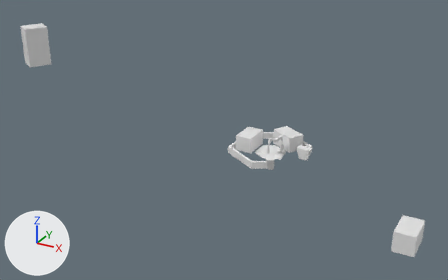
Renders of the Blender file Graphics/Graphics/AdventureObjects.blend from each side of a commit.
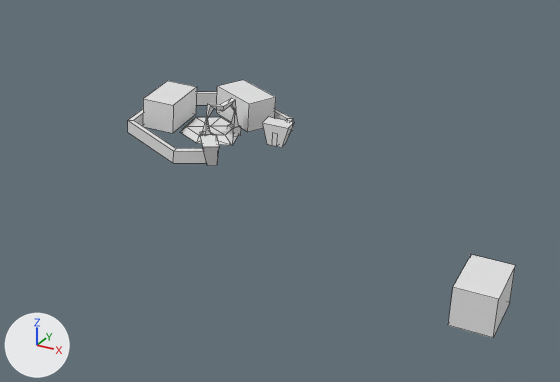
There are two pictures of each version: one whole from a 50 mm camera at (5.53, -12.32, 6.22) aimed at (-0.57, -1.23, 0.67), one close up on the part from 36% to 100% of the width and 31% to 100% of the height. The axes (+X, +Y, +Z) are drawn at lower left. The lights are the same throughout. The close-ups show mesh edges as thin lines.

In view in the first close-up: 'HexCell'.
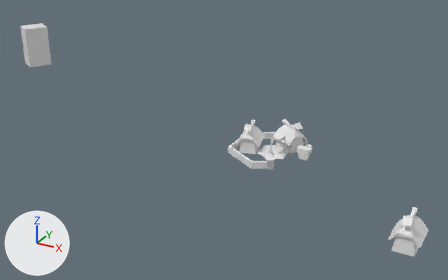
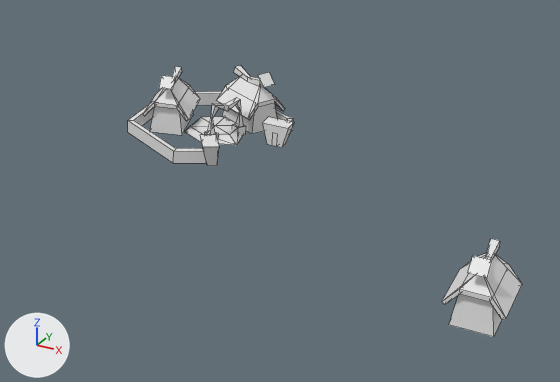
Commit message: Nearly finished village lvl 1

The edits, one by one:
me_hexcell is used by ob_hexcell; location (0.0, 0.0, 0.0).
me_hexcell had 126 vertices, 110 faces and spanned x -0.87..4.04, y -2.75..1.0, z 0.0..0.48.
me_hexcell now has 234 vertices, 224 faces and spans x -0.87..4.12, y -2.77..1.0, z 0.0..0.71.
me_hexcell part 1: the loose piece of 14 vertices spanning x -0.32..0.39, y -0.38..0.36, z 0.0..0.07 is moved by (0.05, 0.04, 0.0).
me_hexcell part 2: the loose piece of 44 vertices spanning x 0.0..0.37, y -0.37..0.14, z 0.0..0.48 is moved by (0.05, 0.04, 0.0).
me_hexcell part 3: the loose piece of 8 vertices spanning x -0.75..-0.34, y -0.33..0.32, z 0.03..0.4 is rebuilt with 8 vertices and now spans x -0.78..-0.25, y -0.36..0.33, z 0.0..0.38.
me_hexcell part 4: the loose piece of 8 vertices spanning x 3.64..4.04, y -2.75..-2.11, z 0.0..0.4 is rebuilt with 8 vertices and now spans x 3.64..4.04, y -2.74..-2.12, z 0.0..0.38.
me_hexcell part 5: the loose piece of 8 vertices spanning x -0.13..0.64, y 0.14..0.81, z 0.03..0.4 is rebuilt with 8 vertices and now spans x -0.07..0.67, y 0.18..0.84, z 0.0..0.38.
me_hexcell part 6: a new loose piece of 20 vertices spanning x 3.55..4.12, y -2.75..-2.11, z 0.2..0.56.
me_hexcell part 7: a new loose piece of 20 vertices spanning x -0.87..-0.17, y -0.39..0.37, z 0.2..0.56.
me_hexcell part 8: a new loose piece of 20 vertices spanning x -0.12..0.72, y 0.1..0.92, z 0.2..0.56.
me_hexcell part 9: a new loose piece of 16 vertices spanning x 3.75..3.92, y -2.77..-2.11, z 0.52..0.71.
me_hexcell part 10: a new loose piece of 16 vertices spanning x -0.63..-0.36, y -0.37..0.31, z 0.52..0.71.
me_hexcell part 11: a new loose piece of 16 vertices spanning x 0.01..0.64, y 0.26..0.7, z 0.52..0.71.

Changed parts and their boxes [x1, y1, x2, y2] in the close-ups (560 x 382 px; the box of a moved part takes in the faces that stretch with it):
'HexCell', reshaped
    before: [128, 80, 515, 338]
    after: [128, 65, 522, 337]
part 1 of me_hexcell, moved or reshaped
    before: [180, 117, 237, 145]
    after: [185, 117, 242, 145]
part 2 of me_hexcell, moved or reshaped
    before: [199, 98, 241, 138]
    after: [204, 97, 246, 139]
part 3 of me_hexcell, rebuilt
    before: [143, 81, 197, 133]
    after: [150, 106, 193, 135]
part 4 of me_hexcell, rebuilt
    before: [448, 255, 515, 338]
    after: [449, 294, 502, 337]
part 5 of me_hexcell, rebuilt
    before: [217, 80, 276, 132]
    after: [222, 102, 277, 134]
part 6 of me_hexcell, added
    after: [442, 254, 522, 320]
part 7 of me_hexcell, added
    after: [143, 78, 200, 121]
part 8 of me_hexcell, added
    after: [217, 76, 285, 120]
part 9 of me_hexcell, added
    after: [468, 239, 500, 278]
part 10 of me_hexcell, added
    after: [159, 67, 182, 90]
part 11 of me_hexcell, added
    after: [234, 65, 275, 87]
